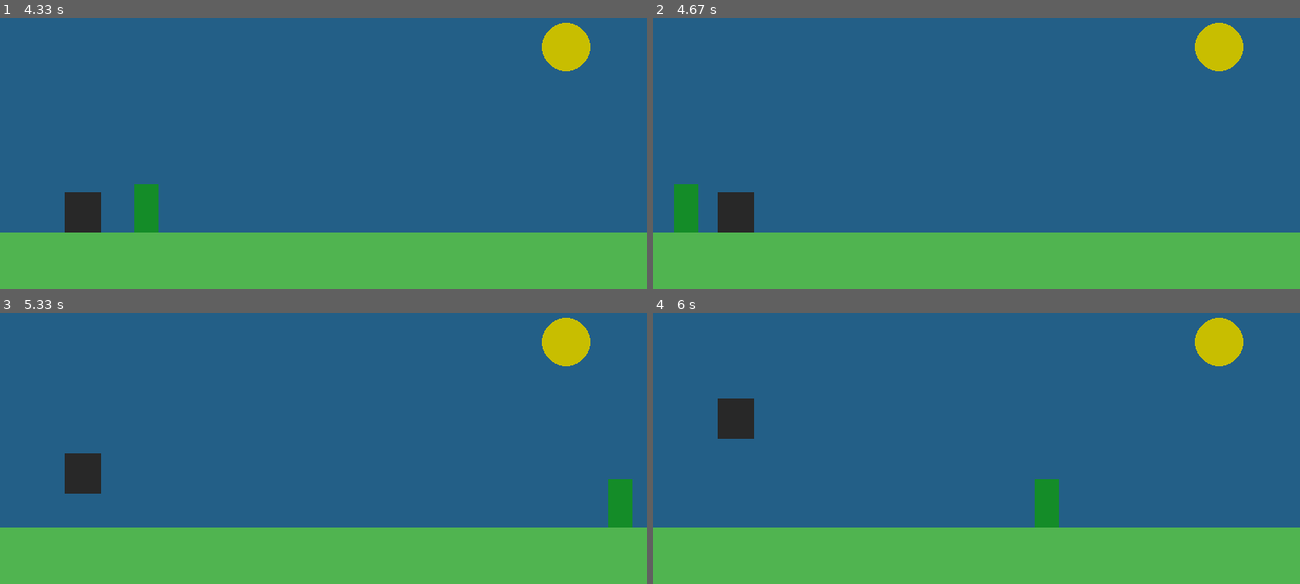
Above: before the commit, frames 1-4 (two rows, left to right).
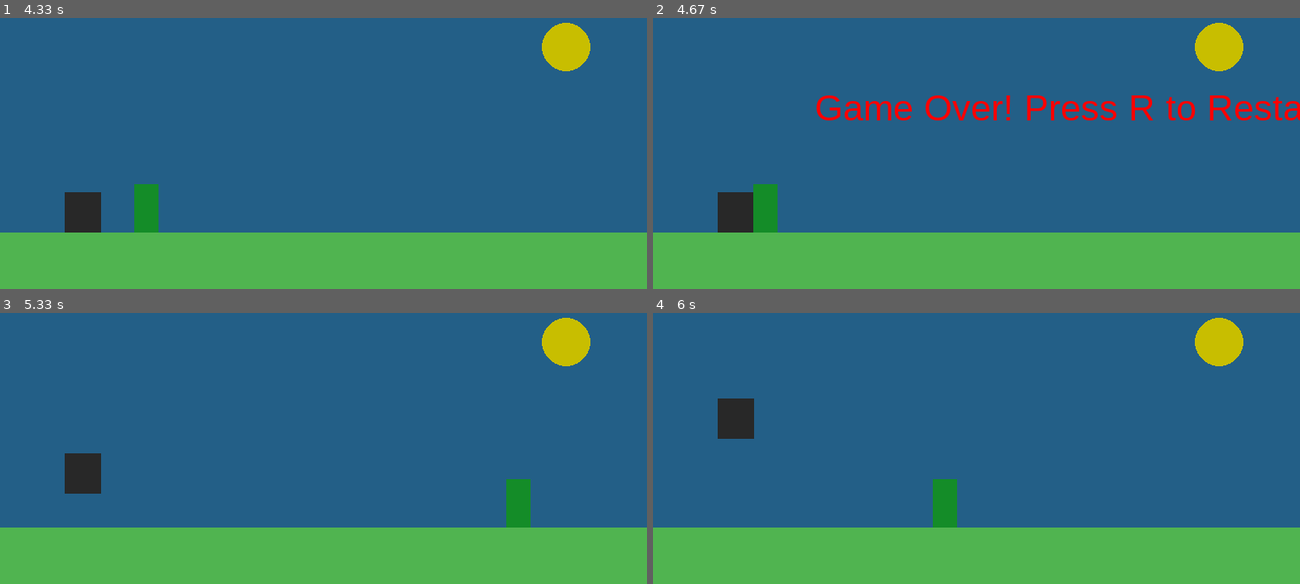
Above: after the commit, the same moments.

Repository: programerela/pygame_course
Game: pygame game, started from main.py
Two runs of this game, one before a commit and one after it. Both use one fixed random seed, a clock stepped at 60 frames per second and the inputs below.
Inputs:
- Up to frame 1 (4.33 s): tap Space at 0.33, 0.73, 1.03, 1.23, 1.57, 1.87, 2.07, 2.37, 2.63, 2.97, 3.27, 3.4, 3.8, 4.1 s
- Up to frame 2 (4.67 s): no input
- Up to frame 3 (5.33 s): hold R 4.8-5.27 s; tap Space at 4.87, 5.17 s
- Up to frame 4 (6 s): tap Space at 5.37, 5.67 s

Frame 1 is identical in both runs. In frame 2, 3.6% of the frame differs, in the area x 3-100%, y 28-80%; in frame 3, 1.3%; in frame 4, 1.3%.

Commit message:
sudar dina i kaktusa

Diff:
--- a/main.py
+++ b/main.py
@@ -5,6 +5,7 @@
 WIDTH, HEIGHT = 800, 400
 screen = pygame.display.set_mode((WIDTH, HEIGHT), pygame.RESIZABLE)
 pygame.display.set_caption("DinoGame")
+font = pygame.font.SysFont("Arial", 45)
 color = (35, 95, 135)
 
 GROUND_Y = 330
@@ -19,6 +20,8 @@
 cactus = pygame.Rect(850, GROUND_Y - 60, 30, 60)
 CACTUS_SPEED = 7
 
+game_over = False
+
 clock = pygame.time.Clock()
 
 running = True
@@ -28,20 +31,28 @@
                 if event.type == pygame.QUIT:
                         running = False
                 if event.type == pygame.KEYDOWN:
-                        if event.key == pygame.K_SPACE and on_ground:
+                        if event.key == pygame.K_SPACE and on_ground and not game_over:
                                 dino_velocity_y = JUMP_SPEED
                                 on_ground = False
+                        if event.key == pygame.K_r and game_over:
+                                dino.topleft = (80, GROUND_Y-50)
+                                cactus.topleft = (850, GROUND_Y - 60)
+                                on_ground = True
+                                game_over = False
+        if not game_over:
+                dino_velocity_y += GRAVITY
+                dino.y += dino_velocity_y
+                if dino.bottom >= GROUND_Y:
+                        dino.bottom = GROUND_Y
+                        dino_velocity_y = 0
+                        on_ground = True
 
-        dino_velocity_y += GRAVITY
-        dino.y += dino_velocity_y
-        if dino.bottom >= GROUND_Y:
-                dino.bottom = GROUND_Y
-                dino_velocity_y = 0
-                on_ground = True
+                cactus.x -= CACTUS_SPEED
+                if cactus.right < 0:
+                        cactus.x = WIDTH +  random.randint(150, 400)
 
-        cactus.x -= CACTUS_SPEED
-        if cactus.right < 0:
-                cactus.x = WIDTH +  random.randint(150, 400)
+                if dino.colliderect(cactus):
+                        game_over = True
 
         screen.fill(color)
         pygame.draw.rect(screen, (80, 180, 80), (0, GROUND_Y, WIDTH, HEIGHT - GROUND_Y))
@@ -49,22 +60,26 @@
         pygame.draw.rect(screen, (20, 140, 40), cactus)
         pygame.draw.circle(screen, (200, 190, 0), (WIDTH-100, 100), 30)
 
+        if game_over:
+                text = font.render("Game Over! Press R to Restart", True, (255, 0, 0))
+                screen.blit(text, (200, 150))
+
         pygame.display.flip()
         clock.tick(60) #60FPS
 
-        #levo i desno kretanje
-        keys = pygame.key.get_pressed()
-        if keys[pygame.K_LEFT]:
-                dino.x -= DINO_Speed
-        if keys[pygame.K_a]:
-                dino.x -= DINO_Speed
-        if keys[pygame.K_RIGHT]:
-                dino.x += DINO_Speed
-        if keys[pygame.K_d]:
-                dino.x += DINO_Speed
+        # #levo i desno kretanje
+        # keys = pygame.key.get_pressed()
+        # if keys[pygame.K_LEFT]:
+        #         dino.x -= DINO_Speed
+        # if keys[pygame.K_a]:
+        #         dino.x -= DINO_Speed
+        # if keys[pygame.K_RIGHT]:
+        #         dino.x += DINO_Speed
+        # if keys[pygame.K_d]:
+        #         dino.x += DINO_Speed
 
-        if dino.left < 0:
-                dino.left = 0
-        if dino.right > WIDTH:
-                dino.right = WIDTH
+        # if dino.left < 0:
+        #         dino.left = 0
+        # if dino.right > WIDTH:
+        #         dino.right = WIDTH
 pygame.quit()
